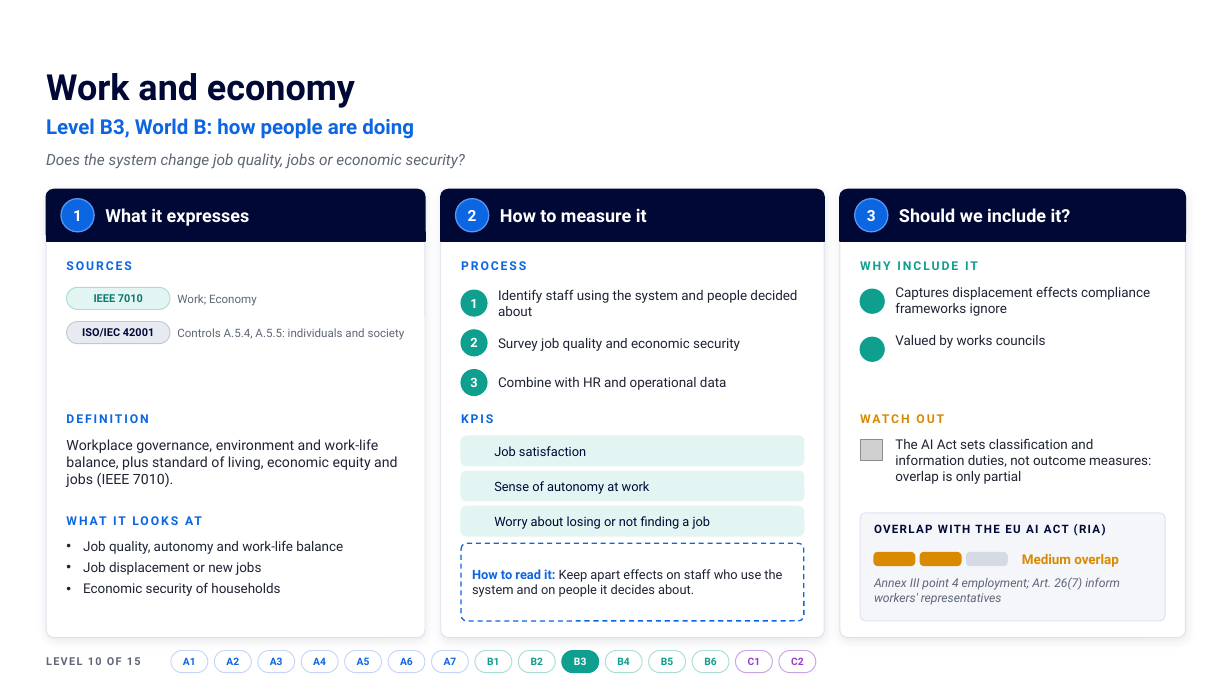
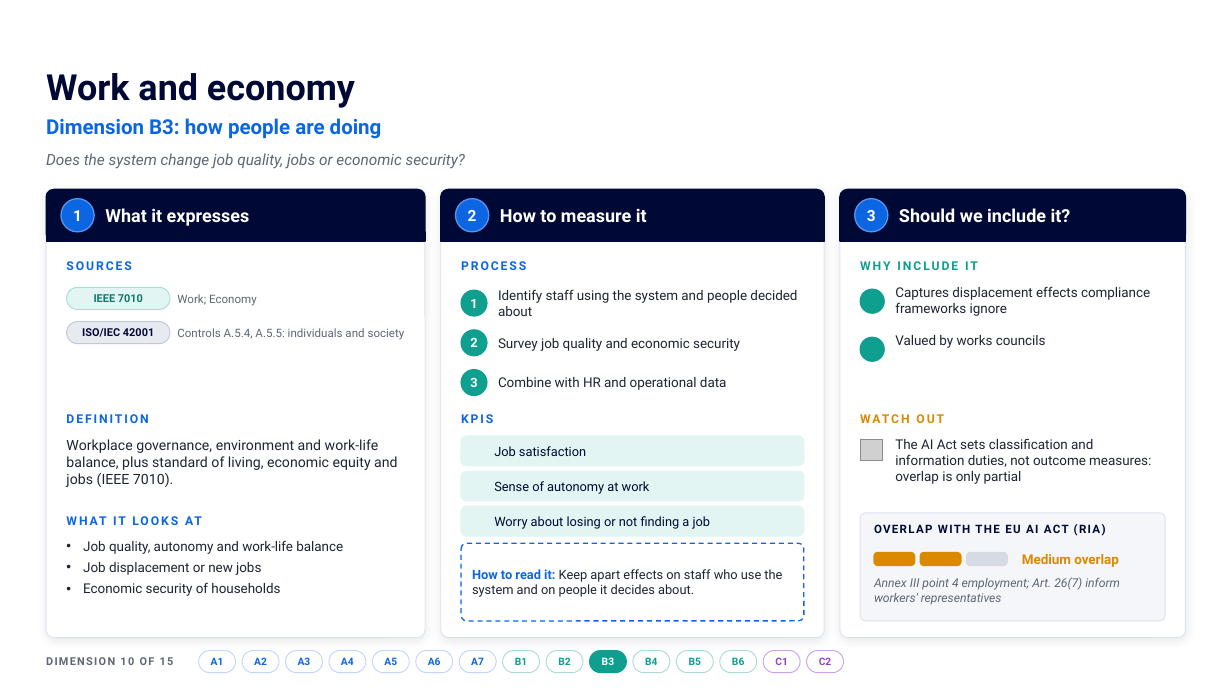
Before and after one commit to Jorge2k1/DTeTect, a slide deck: slide 13 of temp/FRAMEWORK IMPACT ASSESSMENT.pptx. Drawn at 1232x693 pixels with LibreOffice and Linux fonts; fonts in the diff are those of the drawing; grey boxes stand for pictures; background and template pictures are left out. Boxes give left, top, right and bottom in pixels: in the first picture for what was removed or moved away, otherwise in the second. Text is boxed around its words. In the diff, an @@ line names an element or a change of style, - is before the commit and + after.

```diff
--- a/temp/FRAMEWORK IMPACT ASSESSMENT.pptx
+++ b/temp/FRAMEWORK IMPACT ASSESSMENT.pptx
@@ text at (x1=46, y1=118, x2=382, y2=139): text changed @@
-Level B3, World B: how people are doing
+Dimension B3: how people are doing
@@ text at (x1=46, y1=657, x2=174, y2=665): text changed @@
-LEVEL 10 OF 15
+DIMENSION 10 OF 15
@@ 3 texts, 3 rounded rectangles moved together from (x1=345, y1=651, x2=773, y2=673) to (x1=372, y1=651, x2=800, y2=673) @@
@@ 12 texts, 12 rounded rectangles moved together from (x1=171, y1=651, x2=816, y2=673) to (x1=199, y1=651, x2=844, y2=673) @@
```
Also in this commit, not shown: 17 other slides changed.
